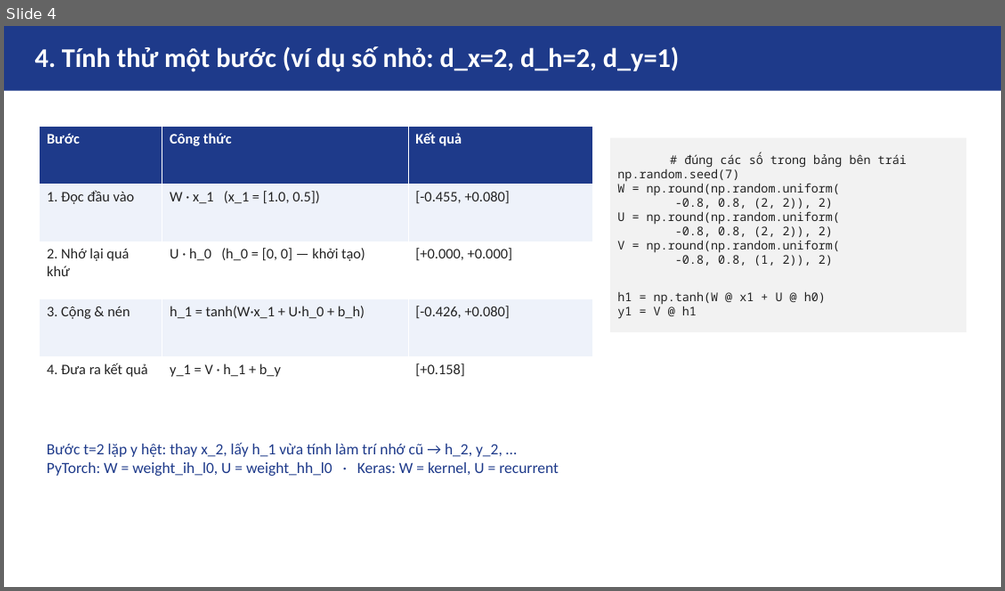
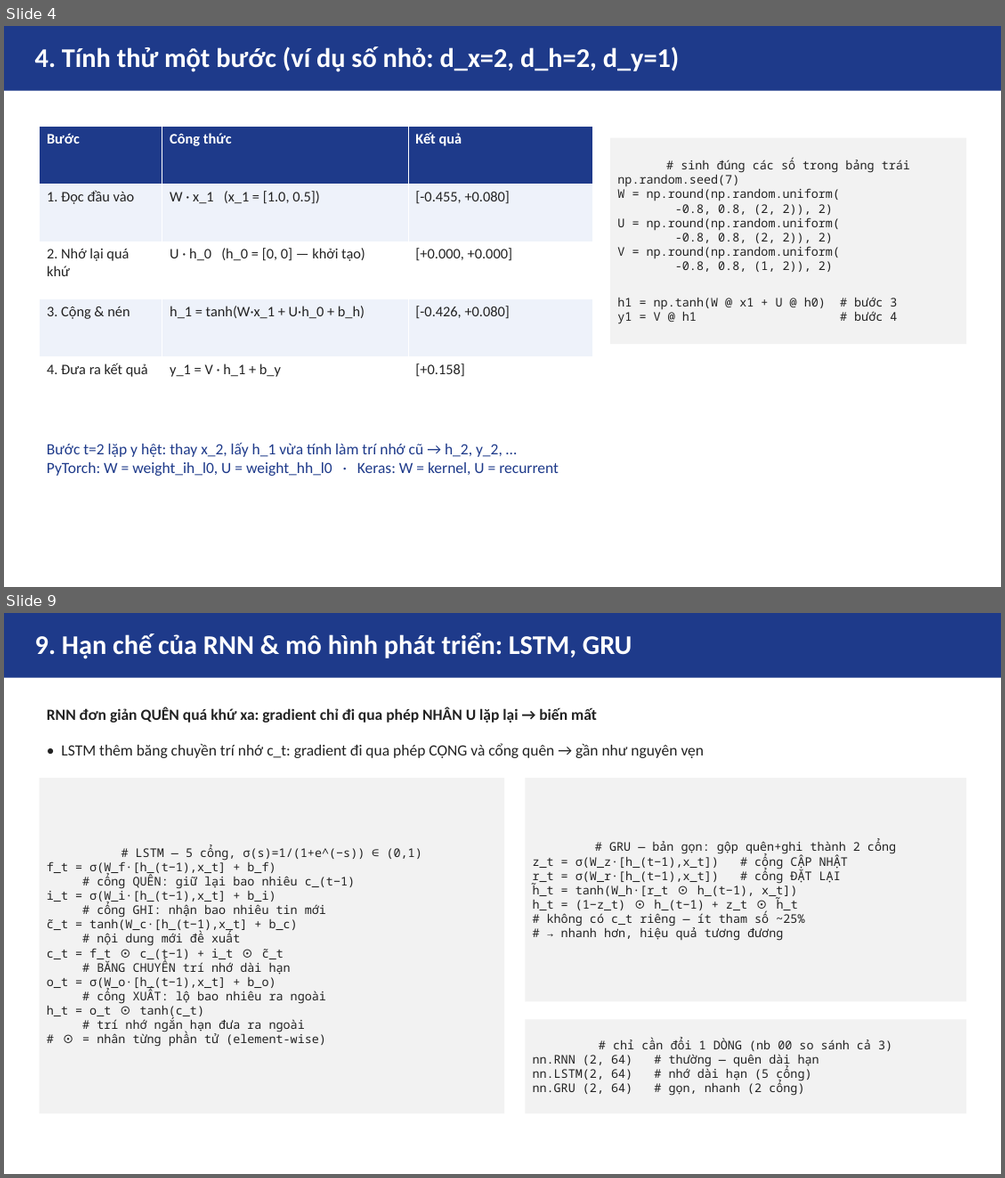
Before and after one commit to lucnguyen1375/HTTM-Presentation, a slide deck: asm06/slides/rnn.pptx. Shown one above the other, each under a label of ours: slide 4 before the commit, slides 4 and 9 after it; the slides between them are not shown. The pictures are 1005x591 and 1005x1178 pixels, drawn with LibreOffice and Linux fonts; fonts in the diff are those of the drawing. Boxes give left, top, right and bottom in pixels: in the first picture for what was removed or moved away, otherwise in the second. Text is boxed around its words. In the diff, an @@ line names an element or a change of style, - is before the commit and + after.

```diff
--- a/asm06/slides/rnn.pptx
+++ b/asm06/slides/rnn.pptx
@@ slide 9 added at [4,613,1001,1174], background #FFFFFF @@
@@ rectangle added at [4,613,1001,678], fill #1E3A8A @@
@@ text added at [35,633,631,659], 26 pt, text #FFFFFF, bold @@
+9. Hạn chế của RNN & mô hình phát triển: LSTM, GRU
@@ text added at [47,707,597,722], 15 pt, text #222222, bold @@
+RNN đơn giản QUÊN quá khứ xa: gradient chỉ đi qua phép NHÂN U lặp lại → biến mất
@@ text added at [61,743,704,758], 15 pt, text #222222 @@
+• LSTM thêm băng chuyền trí nhớ c_t: gradient đi qua phép CỘNG và cổng quên → gần như nguyên vẹn
@@ rectangle added at [39,778,504,1113], fill #F2F2F2, 11.5 pt, text #222222 @@
+# LSTM — 5 cổng, σ(s)=1/(1+e^(−s)) ∈ (0,1)
+f_t = σ(W_f·[h_(t−1),x_t] + b_f)
+# cổng QUÊN: giữ lại bao nhiêu c_(t−1)
+i_t = σ(W_i·[h_(t−1),x_t] + b_i)
+# cổng GHI: nhận bao nhiêu tin mới
+c̃_t = tanh(W_c·[h_(t−1),x_t] + b_c)
+# nội dung mới đề xuất
+c_t = f_t ⊙ c_(t−1) + i_t ⊙ c̃_t
+# BĂNG CHUYỀN trí nhớ dài hạn
+o_t = σ(W_o·[h_(t−1),x_t] + b_o)
+# cổng XUẤT: lộ bao nhiêu ra ngoài
+h_t = o_t ⊙ tanh(c_t)
+# trí nhớ ngắn hạn đưa ra ngoài
+# ⊙ = nhân từng phần tử (element-wise)
@@ rectangle added at [526,778,967,1001], fill #F2F2F2, 11.5 pt, text #222222 @@
+# GRU — bản gọn: gộp quên+ghi thành 2 cổng
+z_t = σ(W_z·[h_(t−1),x_t]) # cổng CẬP NHẬT
+r_t = σ(W_r·[h_(t−1),x_t]) # cổng ĐẶT LẠI
+h̃_t = tanh(W_h·[r_t ⊙ h_(t−1), x_t])
+h_t = (1−z_t) ⊙ h_(t−1) + z_t ⊙ h̃_t
+# không có c_t riêng — ít tham số ~25%
+# → nhanh hơn, hiệu quả tương đương
@@ rectangle added at [526,1019,967,1113], fill #F2F2F2, 11.5 pt, text #222222 @@
+# chỉ cần đổi 1 DÒNG (nb 00 so sánh cả 3)
+nn.RNN (2, 64) # thường — quên dài hạn
+nn.LSTM(2, 64) # nhớ dài hạn (5 cổng)
+nn.GRU (2, 64) # gọn, nhanh (2 cổng)
@@ slide 4 changed as well @@
@@ rectangle "# sinh đúng các số ...": place and size @@
-rectangle "# sinh đúng các số ..." at [610,138,966,332]
+rectangle "# sinh đúng các số ..." at [610,138,966,345]
@@ text in rectangle at [680,158,910,173]: text changed @@
-# đúng các số trong bảng bên trái
+# sinh đúng các số trong bảng trái
@@ text in rectangle at [617,297,897,324]: text changed @@
-h1 = np.tanh(W @ x1 + U @ h0)
-y1 = V @ h1
+h1 = np.tanh(W @ x1 + U @ h0) # bước 3
+y1 = V @ h1 # bước 4
```
Also in this commit, not shown: 3 other slides changed, 4 other slides added, 3 slides removed, 1 other file.
